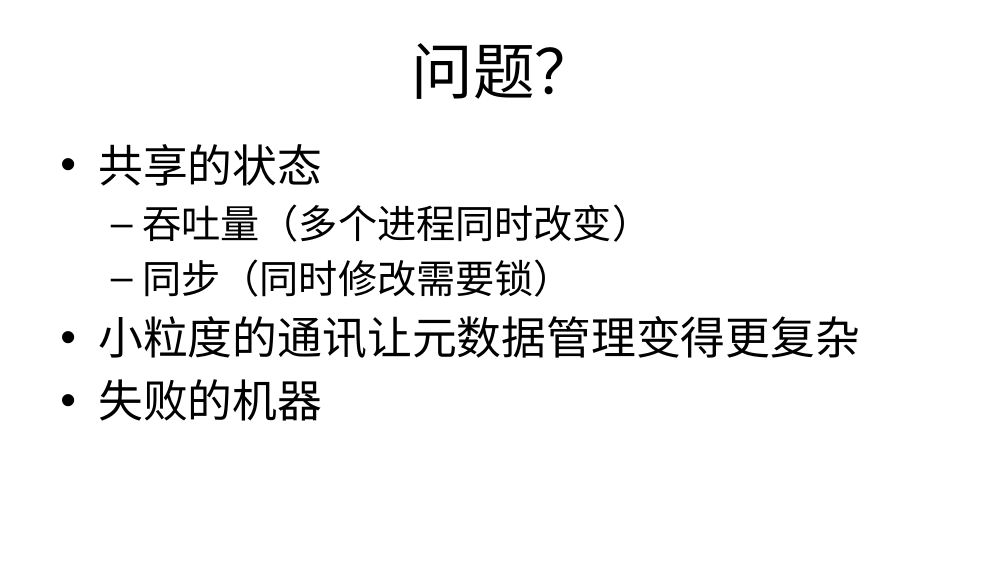
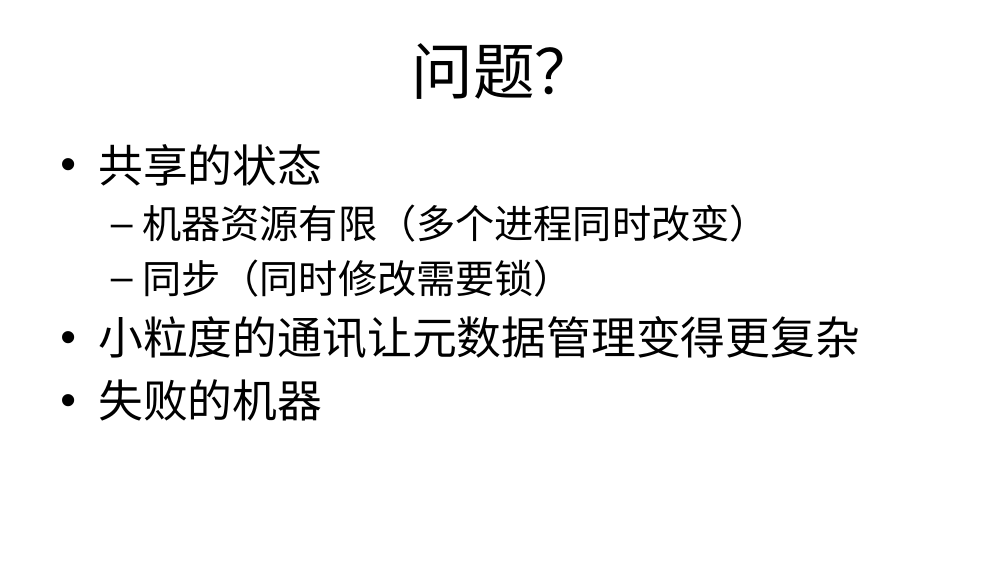
Before and after one commit to alxsoares/Foundations-of-Big-Data-System, a slide deck: slide 8 of Architecture/bigdata_B_mapreduce_translated.pptx. Drawn at 1008x567 pixels with LibreOffice and Linux fonts; fonts in the diff are those of the drawing. Boxes give left, top, right and bottom in pixels: in the first picture for what was removed or moved away, otherwise in the second. Text is boxed around its words. In the diff, an @@ line names an element or a change of style, - is before the commit and + after.

```diff
--- a/Architecture/bigdata_B_mapreduce_translated.pptx
+++ b/Architecture/bigdata_B_mapreduce_translated.pptx
@@ text at box(98, 144, 860, 421): font Calibri to Noto Sans CJK SC in "共享的状态", "同步（同时修改需要锁）", "小粒度的通讯让元数据管理变得更复杂", "失败的机器" @@
@@ text at box(142, 204, 768, 242): text changed; font Calibri to Noto Sans CJK SC @@
-  – 吞吐量（多个进程同时改变）
+  – 机器资源有限（多个进程同时改变）
```
Also in this commit, not shown: 38 other slides changed, 1 slide added.
